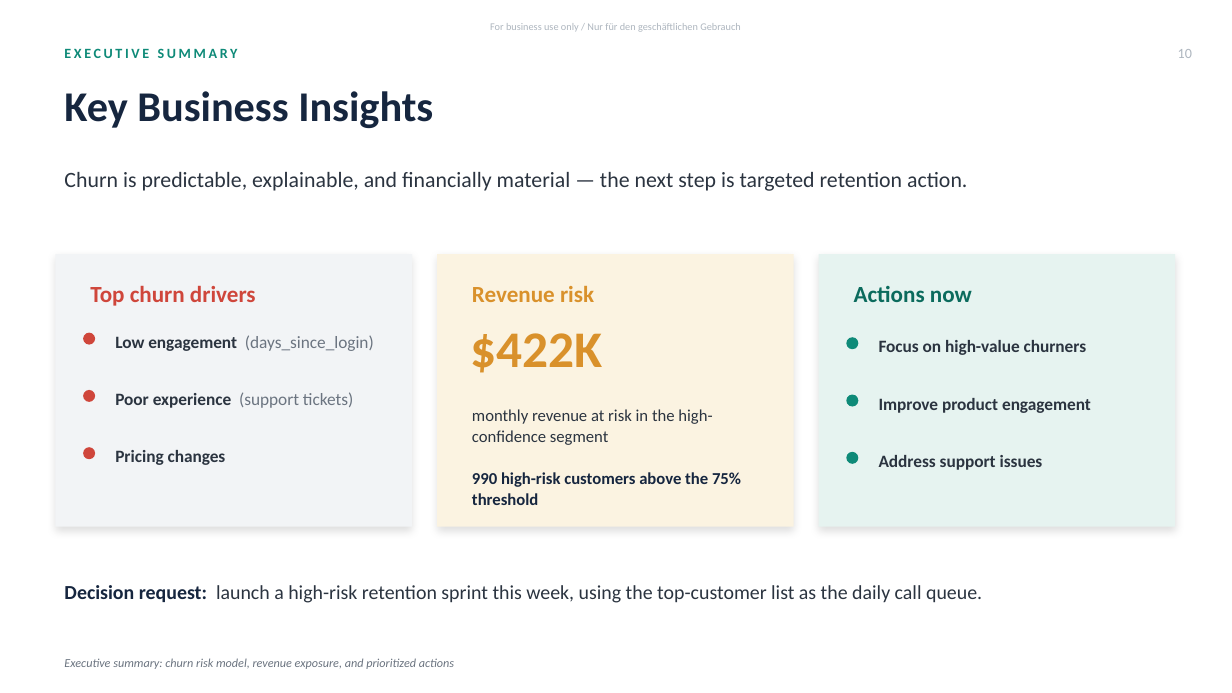
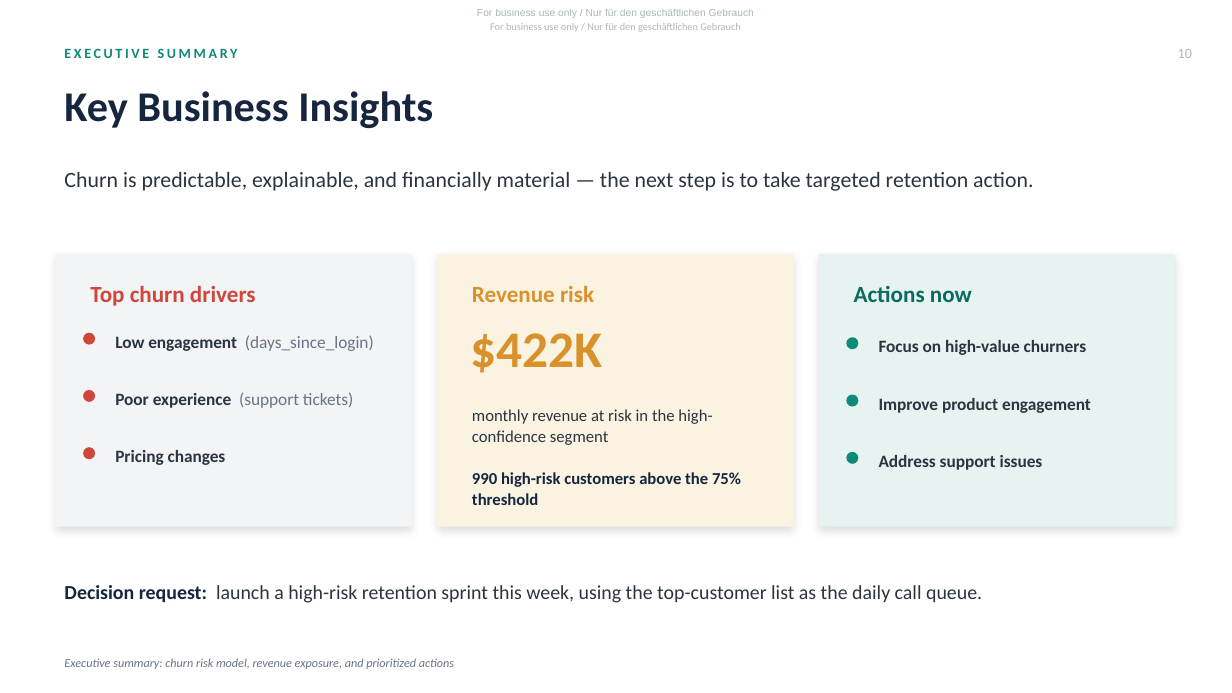
Before and after one commit to michaluhrinek/Corporate-Data-Science-Portfolio, a slide deck: slide 10 of Churn Prediction/Churn_Prediction_Deck_corrected.pptx. Drawn at 1232x693 pixels with LibreOffice and Linux fonts; fonts in the diff are those of the drawing. Boxes give left, top, right and bottom in pixels: in the first picture for what was removed or moved away, otherwise in the second. Text is boxed around its words. In the diff, an @@ line names an element or a change of style, - is before the commit and + after.

```diff
--- a/Churn Prediction/Churn_Prediction_Deck_corrected.pptx
+++ b/Churn Prediction/Churn_Prediction_Deck_corrected.pptx
@@ text added at <box>477,9,754,18</box>, 8 pt, text #537173 at 50% opacity @@
+For business use only / Nur für den geschäftlichen Gebrauch
@@ text at <box>64,172,1033,191</box>: text changed @@
-Churn is predictable, explainable, and financially material — the next step is targeted retention action.
+Churn is predictable, explainable, and financially material — the next step is to take targeted retention action.
```
Also in this commit, not shown: 10 other slides changed, 2 other files.
